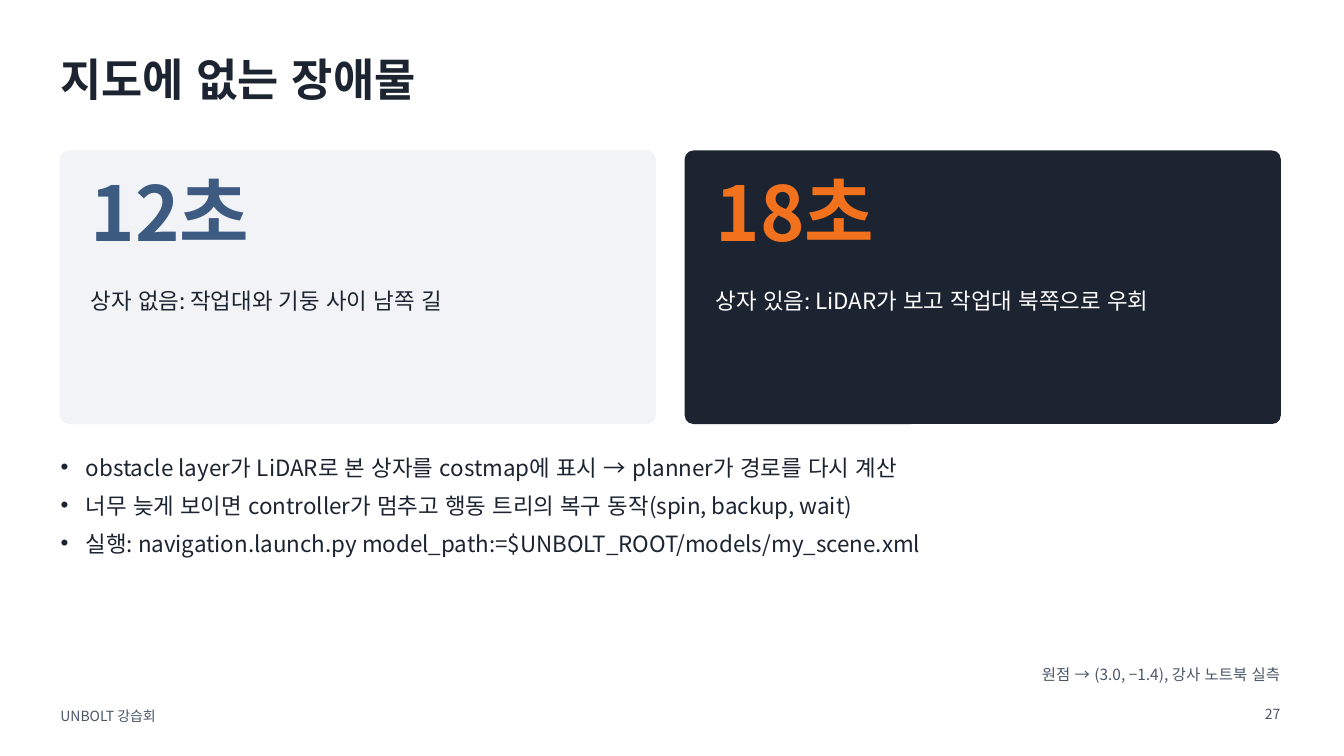
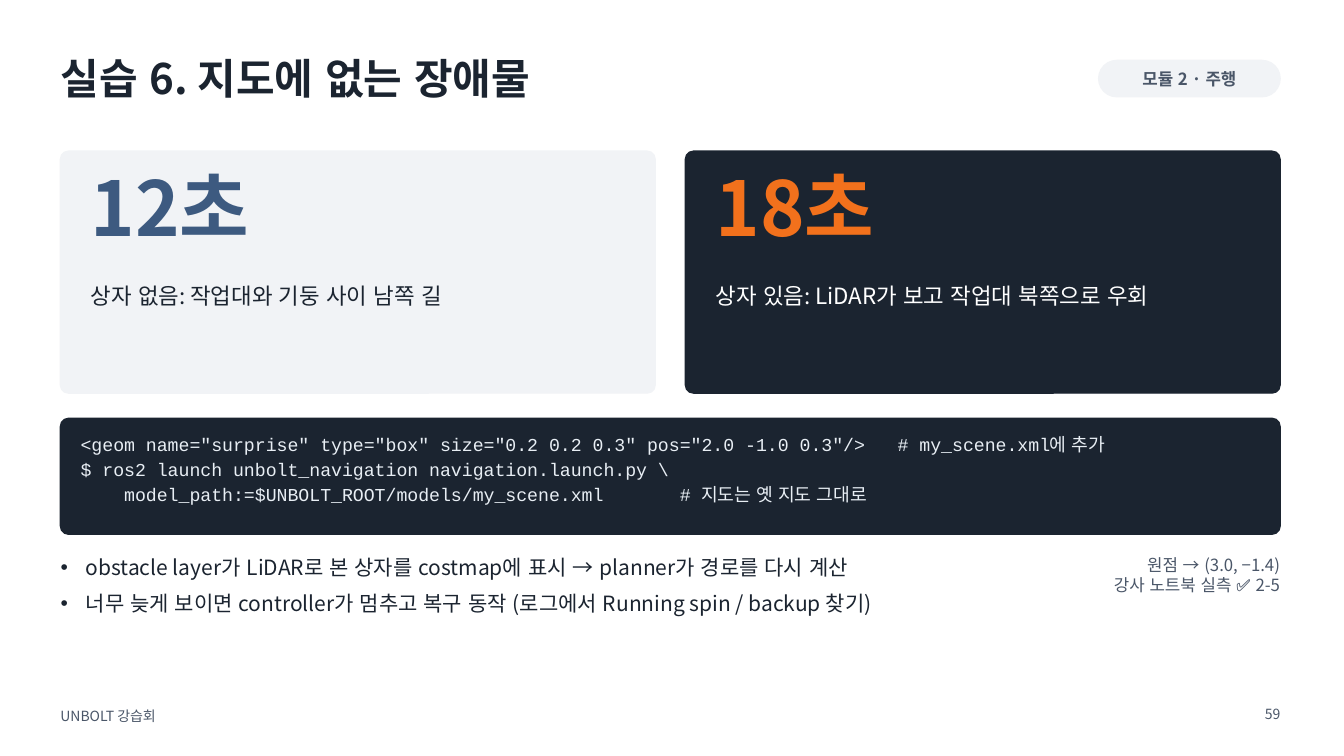
Before and after one commit to sejiny3/AIRLAB, a slide deck: slide 59 of workshop/slides/UNBOLT_workshop.pptx (slide 27 before the commit). Drawn at 1344x756 pixels with LibreOffice and Linux fonts; fonts in the diff are those of the drawing. Boxes give left, top, right and bottom in pixels: in the first picture for what was removed or moved away, otherwise in the second. Text is boxed around its words. In the diff, an @@ line names an element or a change of style, - is before the commit and + after.

```diff
--- a/workshop/slides/UNBOLT_workshop.pptx
+++ b/workshop/slides/UNBOLT_workshop.pptx
@@ title at bbox=[60, 58, 530, 98]: text changed; size 32 to 30 pt @@
-지도에 없는 장애물
+실습 6. 지도에 없는 장애물
@@ rounded rectangle added at bbox=[1099, 60, 1280, 97], fill #F1F3F6, outline #F1F3F6 1 pt @@
@@ text added at bbox=[1142, 71, 1237, 87], 12 pt, text #4A5668, bold @@
+모듈 2 · 주행
@@ rounded rectangle: place and size @@
-rounded rectangle at bbox=[60, 151, 655, 423]
+rounded rectangle at bbox=[60, 151, 655, 393]
@@ rounded rectangle at bbox=[60, 151, 655, 393]: proportions changed @@
@@ text "12초": place and size @@
-text "12초" at bbox=[91, 178, 250, 241]
+text "12초" at bbox=[91, 173, 250, 236]
@@ rounded rectangle at bbox=[686, 151, 1280, 393]: proportions changed @@
@@ rounded rectangle: place and size @@
-rounded rectangle at bbox=[686, 151, 1280, 423]
+rounded rectangle at bbox=[686, 151, 1280, 393]
@@ text "18초": place and size @@
-text "18초" at bbox=[716, 178, 875, 242]
+text "18초" at bbox=[716, 173, 875, 237]
@@ text "상자 없음: 작업대와 기둥 사이 ...": place and size @@
-text "상자 없음: 작업대와 기둥 사이 ..." at bbox=[91, 290, 442, 311]
+text "상자 없음: 작업대와 기둥 사이 ..." at bbox=[91, 285, 442, 306]
@@ text "상자 있음: LiDAR가 보고 작업대 ...": place and size @@
-text "상자 있음: LiDAR가 보고 작업대 ..." at bbox=[716, 290, 1148, 311]
+text "상자 있음: LiDAR가 보고 작업대 ..." at bbox=[716, 285, 1148, 306]
@@ rounded rectangle added at bbox=[60, 418, 1280, 534], fill #1B2430, outline #1B2430 1 pt @@
@@ text added at bbox=[81, 439, 867, 505], 13 pt, text #E8EEF4 @@
+<geom name="surprise" type="box" size="0.2 0.2 0.3" pos="2.0 -1.0 0.3"/> # my_scene.xml에 추가
+$ ros2 launch unbolt_navigation navigation.launch.py \
+model_path:=$UNBOLT_ROOT/models/my_scene.xml # 지도는 옛 지도 그대로
@@ text "obstacle layer가 LiDAR로 본 상자를 ...": place and size @@
-text "obstacle layer가 LiDAR로 본 상자를 ..." at bbox=[86, 457, 920, 557]
+text "obstacle layer가 LiDAR로 본 상자를 ..." at bbox=[86, 557, 872, 616]
@@ text at bbox=[86, 557, 848, 580]: size 16 to 15 pt in "obstacle layer가 LiDAR로 본 상자를 costmap에 표시 ..." @@
@@ text at bbox=[1114, 557, 1280, 593]: text changed; size 11 to 12 pt @@
-원점 → (3.0, −1.4), 강사 노트북 실측
+원점 → (3.0, −1.4)
+강사 노트북 실측 ✅ 2-5
@@ text at bbox=[86, 593, 872, 616]: text changed; size 16 to 15 pt @@
-• 너무 늦게 보이면 controller가 멈추고 행동 트리의 복구 동작(spin, backup, wait)
-• 실행: navigation.launch.py model_path:=$UNBOLT_ROOT/models/my_scene.xml
+• 너무 늦게 보이면 controller가 멈추고 복구 동작 (로그에서 Running spin / backup 찾기)
@@ page number at bbox=[1265, 708, 1281, 719]: text changed @@
-27
+59
```
Also in this commit, not shown: 30 other slides changed, 96 slides added, 21 slides removed, 24 other files.
